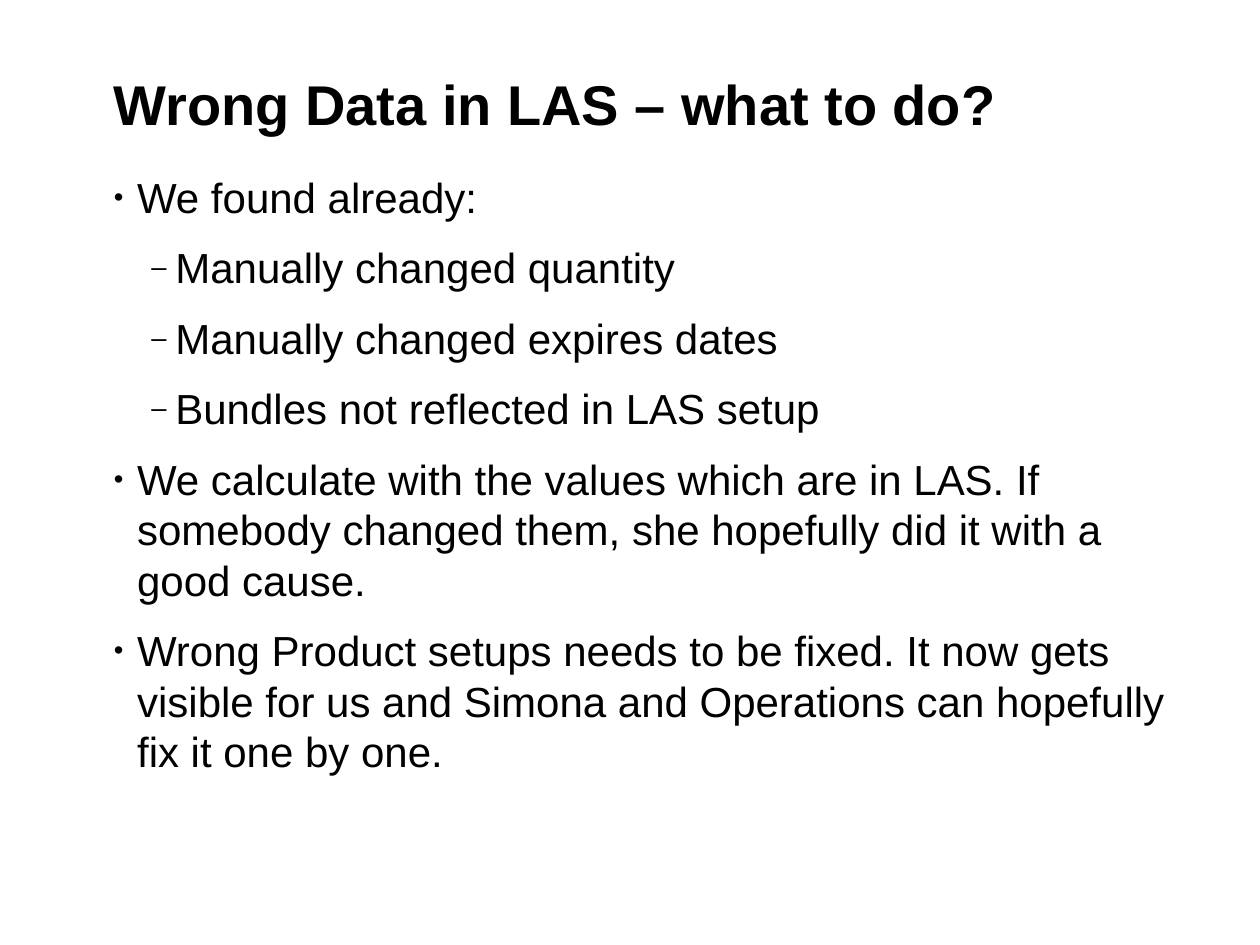
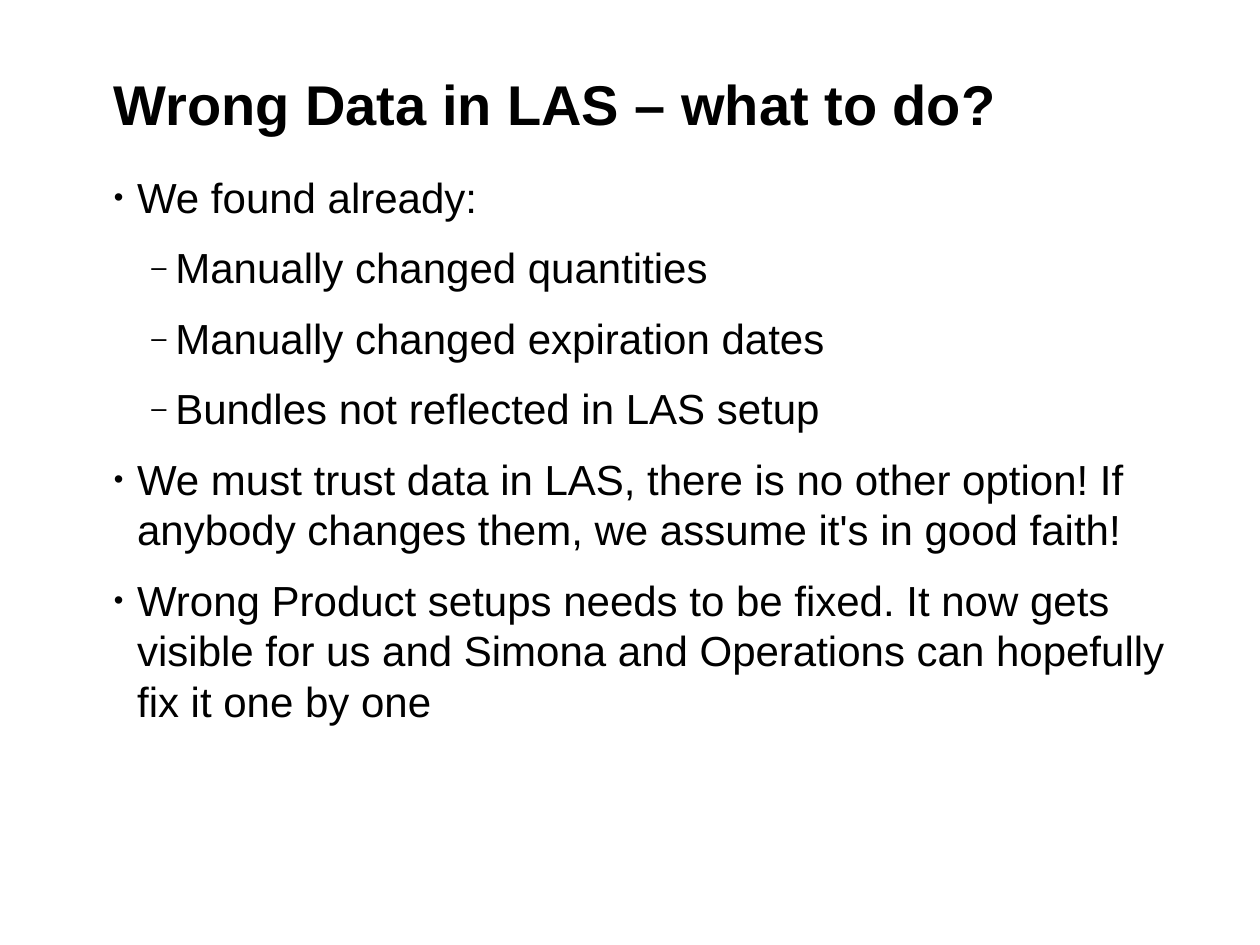
Before and after one commit to hustodemon/subscription-matcher, a slide deck: slide 15 of doc/SubscriptionCounting.odp. Drawn at 1260x945 pixels with LibreOffice and Linux fonts; fonts in the diff are those of the drawing; background and template pictures are left out. Boxes give left, top, right and bottom in pixels: in the first picture for what was removed or moved away, otherwise in the second. Text is boxed around its words. In the diff, an @@ line names an element or a change of style, - is before the commit and + after.

```diff
--- a/doc/SubscriptionCounting.odp
+++ b/doc/SubscriptionCounting.odp
@@ text at <box>175,252,825,362</box>: text changed @@
-  ‒ Manually changed quantity
-  ‒ Manually changed expires dates
+  ‒ Manually changed quantities
+  ‒ Manually changed expiration dates
@@ text at <box>137,464,1164,725</box>: text changed @@
-• We calculate with the values which are in LAS. If somebody changed them, she hopefully did it with a good cause.
-• Wrong Product setups needs to be fixed. It now gets visible for us and Simona and Operations can hopefully fix it one by one.
+• We must trust data in LAS, there is no other option! If anybody changes them, we assume it's in good faith!
+• Wrong Product setups needs to be fixed. It now gets visible for us and Simona and Operations can hopefully fix it one by one
```
Also in this commit, not shown: 16 other slides changed, 2 slides added, 1 slide removed.
